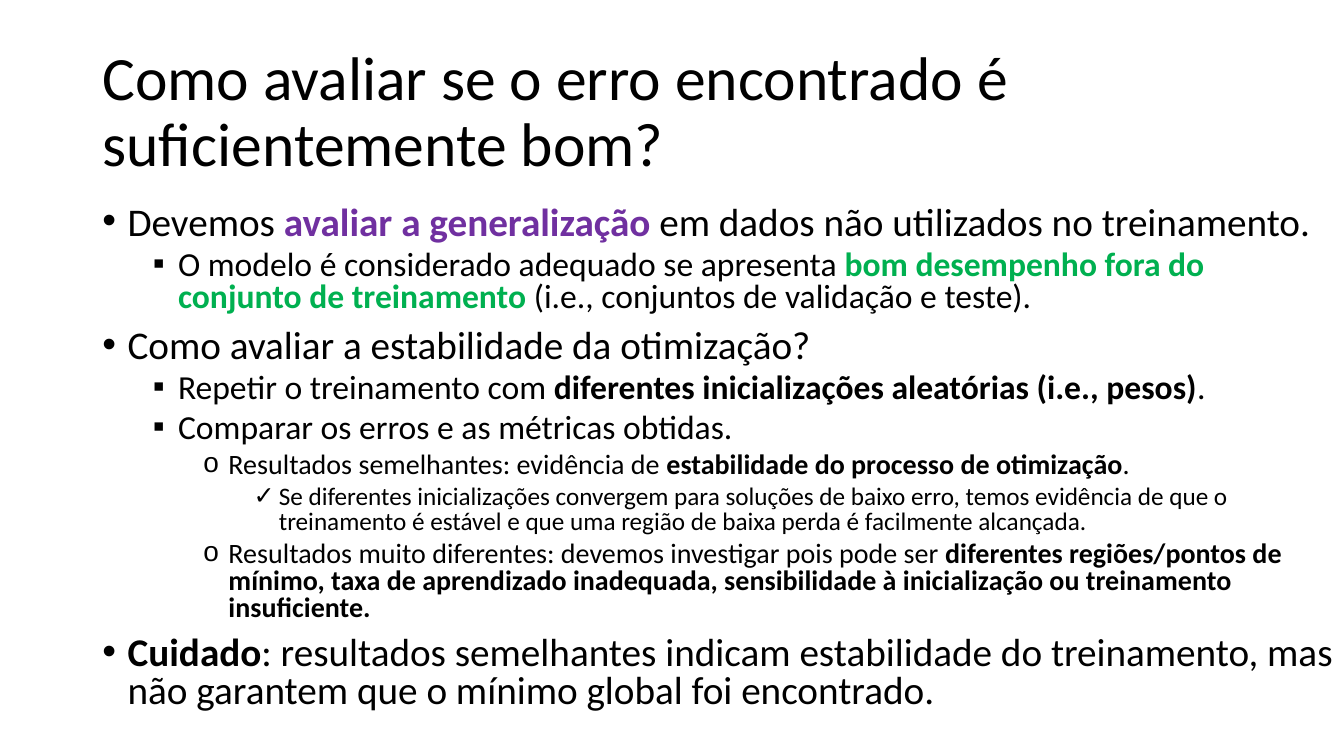
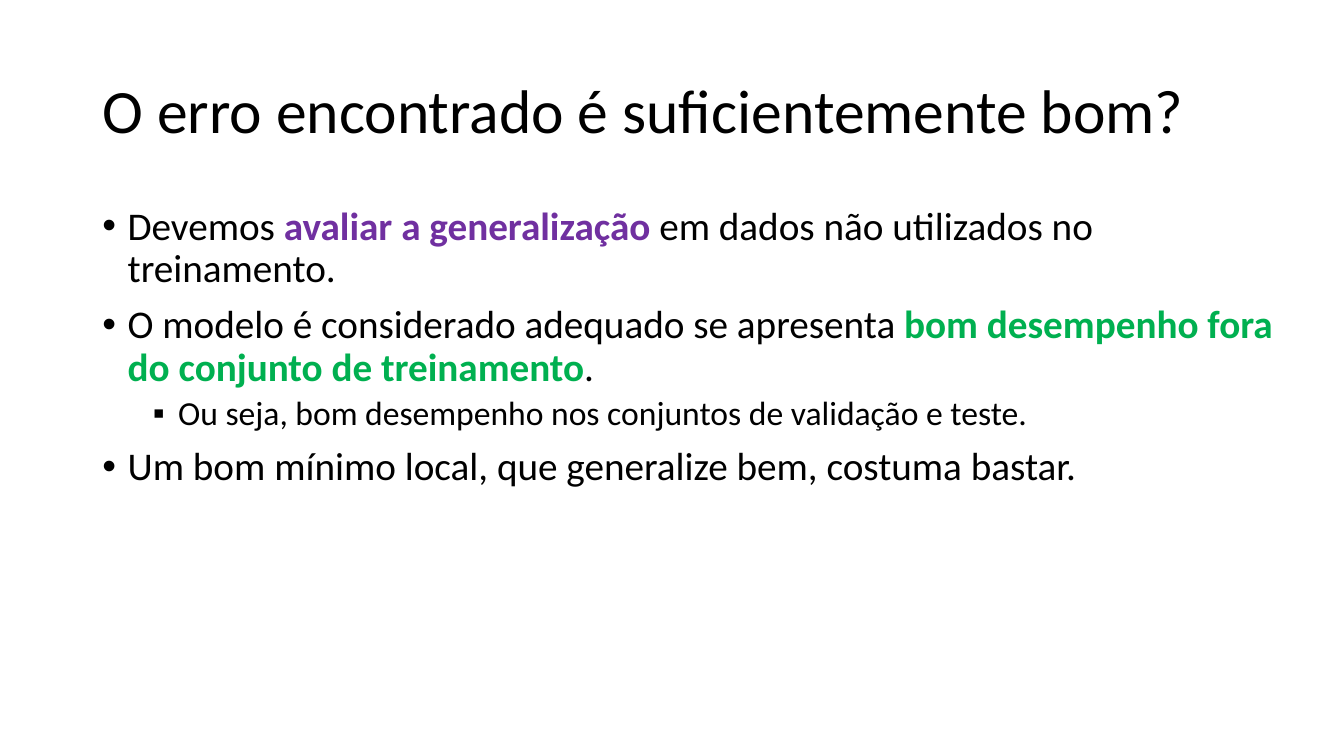
Before and after one commit to zz4fap/c24_inteligencia_artificial, a slide deck: slide 53 of slides/C24_MLP.pptx (slide 52 before the commit). Drawn at 1344x756 pixels with LibreOffice and Linux fonts; fonts in the diff are those of the drawing. Boxes give left, top, right and bottom in pixels: in the first picture for what was removed or moved away, otherwise in the second. Text is boxed around its words. In the diff, an @@ line names an element or a change of style, - is before the commit and + after.

Commit message:
new slides

```diff
--- a/slides/C24_MLP.pptx
+++ b/slides/C24_MLP.pptx
@@ title at box(102, 90, 1183, 134): text changed @@
-Como avaliar se o erro encontrado é suficientemente bom?
+O erro encontrado é suficientemente bom?
@@ text at box(128, 212, 1093, 283): line spacing 0.8 to 0.9 @@
@@ text at box(128, 310, 1272, 487): text changed; size 20 to 28 pt @@
-  ▪ O modelo é considerado adequado se apresenta bom desempenho fora do conjunto de treinamento (i.e., conjuntos de validação e teste).
-• Como avaliar a estabilidade da otimização?
-  ▪ Repetir o treinamento com diferentes inicializações aleatórias (i.e., pesos).
-  ▪ Comparar os erros e as métricas obtidas.
-    o Resultados semelhantes: evidência de estabilidade do processo de otimização.
-      ✓ Se diferentes inicializações convergem para soluções de baixo erro, temos evidência de que o treinamento é estável e que uma região de baixa perda é facilmente alcançada.
-    o Resultados muito diferentes: devemos investigar pois pode ser diferentes regiões/pontos de mínimo, taxa de aprendizado inadequada, sensibilidade à inicialização ou treinamento insuficiente.
-• Cuidado: resultados semelhantes indicam estabilidade do treinamento, mas não garantem que o mínimo global foi encontrado.
+• O modelo é considerado adequado se apresenta bom desempenho fora do conjunto de treinamento.
+  ▪ Ou seja, bom desempenho nos conjuntos de validação e teste.
+• Um bom mínimo local, que generalize bem, costuma bastar.
```
Also in this commit, not shown: 4 other slides changed, 2 slides added, 1 other file.
